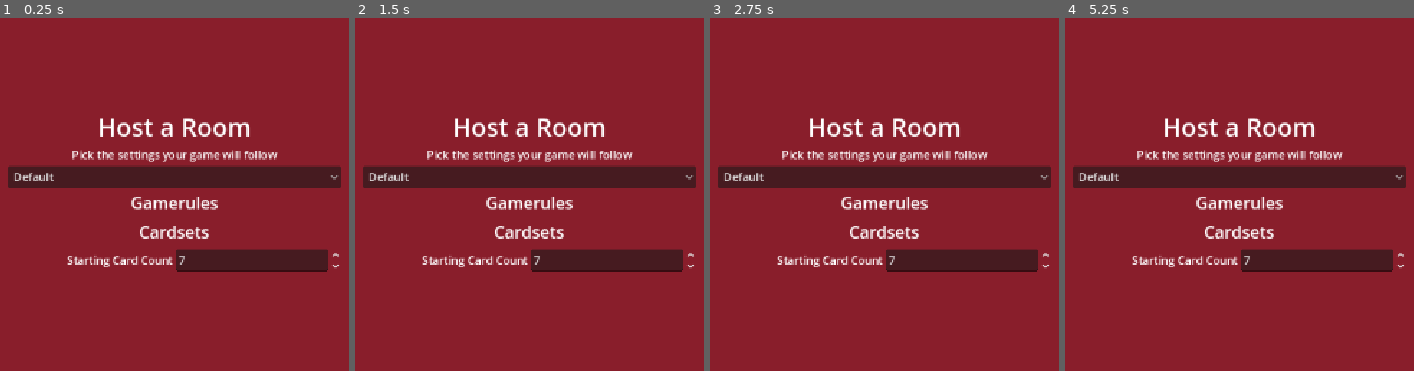
Above: before the commit, frames 1-4 (left to right).
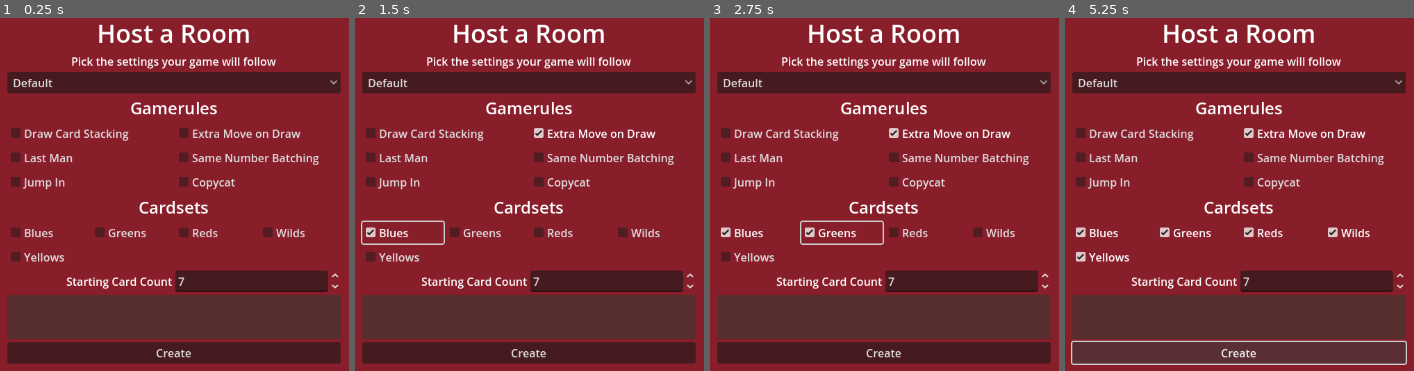
Above: after the commit, the same moments.

Repository: GN68/one
Game: Godot game, scene res://scenes/host.tscn
The game is run twice, just before and just after one commit, with the same random seed, the same clock (stepped at 60 frames per second) and the same inputs. This scene is started directly instead of the project's main scene.
Inputs (mouse positions are in pixels of both pictures, inside the frame that each line leads up to):
- Up to frame 1 (0.25 s): no input
- Up to frame 2 (1.5 s): click (613, 134) at 0.5 s, where only the run after the commit has a clickable "Extra Move on Draw"; click (403, 233) at 1.25 s, where only the run after the commit has a clickable "Blues"
- Up to frame 3 (2.75 s): click (842, 233) at 2 s, where only the run after the commit has a clickable "Greens"
- Up to frame 4 (5.25 s): click (1281, 233) at 2.75 s, where only the run after the commit has a clickable "Reds"; click (1365, 233) at 3.5 s, where only the run after the commit has a clickable "Wilds"; click (1113, 258) at 4.25 s, where only the run after the commit has a clickable "Yellows"; click (1239, 353) at 5 s, where only the run after the commit has a clickable "Create"

The runs differ from the first frame. In frame 1, 43% of the frame differs, in the area x 2-98%, y 1-99%; in frame 2, 43%; in frame 3, 43%; in frame 4, 44%, in the area x 1-98%, y 1-99%.

Commit message:
added cardsets

Diff:
--- a/project.godot
+++ b/project.godot
@@ -22,7 +22,7 @@
 
 [display]
 
-window/stretch/mode="canvas_items"
+window/stretch/mode="viewport"
 window/stretch/aspect="expand"
 
 [editor_plugins]
--- /dev/null
+++ b/resources/cardsets/blues.tres
@@ -0,0 +1,24 @@
+[gd_resource type="Resource" script_class="Cardset" load_steps=16 format=3 uid="uid://bbumyb36sbycw"]
+
+[ext_resource type="Script" uid="uid://dn287gjcdd2xe" path="res://scripts/card_identity.gd" id="1_kjj78"]
+[ext_resource type="Script" uid="uid://b7nnodppgrav3" path="res://scripts/cardset.gd" id="2_0tsva"]
+[ext_resource type="Resource" uid="uid://dcid5ox0fdwn3" path="res://resources/cards/blue_one.tres" id="2_fbfkf"]
+[ext_resource type="Resource" uid="uid://cpxnbal6jukd4" path="res://resources/cards/blue_two.tres" id="3_g8ryv"]
+[ext_resource type="Resource" uid="uid://bhqahmjgn2jgt" path="res://resources/cards/blue_three.tres" id="4_qqge5"]
+[ext_resource type="Resource" uid="uid://q0rcpiwrqouc" path="res://resources/cards/blue_four.tres" id="5_k5fqw"]
+[ext_resource type="Resource" uid="uid://c7be42rimdfbh" path="res://resources/cards/blue_five.tres" id="6_4ncnx"]
+[ext_resource type="Resource" uid="uid://bmdo7im4683du" path="res://resources/cards/blue_six.tres" id="7_ho2tx"]
+[ext_resource type="Resource" uid="uid://cvtedktlkss0e" path="res://resources/cards/blue_seven.tres" id="8_xvlfb"]
+[ext_resource type="Resource" uid="uid://dcp68l4wxd03f" path="res://resources/cards/blue_eight.tres" id="9_6i4qf"]
+[ext_resource type="Resource" uid="uid://d1usejbhhmp4v" path="res://resources/cards/blue_nine.tres" id="10_51bge"]
+[ext_resource type="Resource" uid="uid://byi66ij7a5nus" path="res://resources/cards/blue_zero.tres" id="11_ocefb"]
+[ext_resource type="Resource" uid="uid://blla8yi3lqnfv" path="res://resources/cards/blue_skip.tres" id="12_k1m3k"]
+[ext_resource type="Resource" uid="uid://djbkjj7ngcuwc" path="res://resources/cards/blue_reverse.tres" id="13_g68su"]
+[ext_resource type="Resource" uid="uid://cypy43rcwu327" path="res://resources/cards/blue_draw.tres" id="14_385mu"]
+
+[resource]
+script = ExtResource("2_0tsva")
+name = "Blues"
+description = "all the classic blue cards"
+cards = Array[ExtResource("1_kjj78")]([ExtResource("2_fbfkf"), ExtResource("3_g8ryv"), ExtResource("4_qqge5"), ExtResource("5_k5fqw"), ExtResource("6_4ncnx"), ExtResource("7_ho2tx"), ExtResource("8_xvlfb"), ExtResource("9_6i4qf"), ExtResource("10_51bge"), ExtResource("11_ocefb"), ExtResource("12_k1m3k"), ExtResource("13_g68su"), ExtResource("14_385mu")])
+metadata/_custom_type_script = "uid://b7nnodppgrav3"
--- /dev/null
+++ b/resources/cardsets/greens.tres
@@ -0,0 +1,24 @@
+[gd_resource type="Resource" script_class="Cardset" load_steps=16 format=3 uid="uid://dhfu5lakjgnrd"]
+
+[ext_resource type="Script" uid="uid://dn287gjcdd2xe" path="res://scripts/card_identity.gd" id="1_baq62"]
+[ext_resource type="Resource" uid="uid://c7c71kchiy4ij" path="res://resources/cards/green_one.tres" id="2_t20ju"]
+[ext_resource type="Script" uid="uid://b7nnodppgrav3" path="res://scripts/cardset.gd" id="2_vtfnb"]
+[ext_resource type="Resource" uid="uid://dnei45y3hq8ef" path="res://resources/cards/green_two.tres" id="3_10xua"]
+[ext_resource type="Resource" uid="uid://cw23xrtdhe2mo" path="res://resources/cards/green_three.tres" id="4_spo22"]
+[ext_resource type="Resource" uid="uid://dsi5lxpx7lvd0" path="res://resources/cards/green_four.tres" id="5_yoouy"]
+[ext_resource type="Resource" uid="uid://g1dmfqro24xc" path="res://resources/cards/green_five.tres" id="6_fii8b"]
+[ext_resource type="Resource" uid="uid://cutkjpeju16c2" path="res://resources/cards/green_six.tres" id="7_yfhr7"]
+[ext_resource type="Resource" uid="uid://b6752vvwuggiq" path="res://resources/cards/green_seven.tres" id="8_us04t"]
+[ext_resource type="Resource" uid="uid://dje6du4300kdk" path="res://resources/cards/green_eight.tres" id="9_7npme"]
+[ext_resource type="Resource" uid="uid://dxwk8yhqqlm3x" path="res://resources/cards/green_nine.tres" id="10_4tstk"]
+[ext_resource type="Resource" uid="uid://c2qjmfvbofdfm" path="res://resources/cards/green_zero.tres" id="11_52c8y"]
+[ext_resource type="Resource" uid="uid://bqlex1okfrkc5" path="res://resources/cards/green_skip.tres" id="12_xrfgj"]
+[ext_resource type="Resource" uid="uid://1137rd1qxc2f" path="res://resources/cards/green_reverse.tres" id="13_e2q2r"]
+[ext_resource type="Resource" uid="uid://byrvqxkceywiw" path="res://resources/cards/green_draw.tres" id="14_0krm3"]
+
+[resource]
+script = ExtResource("2_vtfnb")
+name = "Greens"
+description = "all the classic green cards"
+cards = Array[ExtResource("1_baq62")]([ExtResource("2_t20ju"), ExtResource("3_10xua"), ExtResource("4_spo22"), ExtResource("5_yoouy"), ExtResource("6_fii8b"), ExtResource("7_yfhr7"), ExtResource("8_us04t"), ExtResource("9_7npme"), ExtResource("10_4tstk"), ExtResource("11_52c8y"), ExtResource("12_xrfgj"), ExtResource("13_e2q2r"), ExtResource("14_0krm3")])
+metadata/_custom_type_script = "uid://b7nnodppgrav3"
--- /dev/null
+++ b/resources/cardsets/reds.tres
@@ -0,0 +1,24 @@
+[gd_resource type="Resource" script_class="Cardset" load_steps=16 format=3 uid="uid://4vtp1ytsawfn"]
+
+[ext_resource type="Script" uid="uid://dn287gjcdd2xe" path="res://scripts/card_identity.gd" id="1_ctmnt"]
+[ext_resource type="Resource" uid="uid://bwuh83ruhq838" path="res://resources/cards/red_one.tres" id="2_ywa5w"]
+[ext_resource type="Resource" path="res://resources/cards/red_two.tres" id="3_4vjws"]
+[ext_resource type="Resource" uid="uid://cbuiukbi867bs" path="res://resources/cards/red_three.tres" id="4_m78ly"]
+[ext_resource type="Resource" uid="uid://cxbrmy0hswcn3" path="res://resources/cards/red_four.tres" id="5_222sp"]
+[ext_resource type="Resource" uid="uid://c4o666trangd5" path="res://resources/cards/red_five.tres" id="6_2v6ka"]
+[ext_resource type="Resource" uid="uid://e78fhblm3d4h" path="res://resources/cards/red_six.tres" id="7_76b78"]
+[ext_resource type="Resource" uid="uid://dr15x337e1oma" path="res://resources/cards/red_seven.tres" id="8_1hsgu"]
+[ext_resource type="Resource" uid="uid://clxgxunvu7tt6" path="res://resources/cards/red_eight.tres" id="9_278pq"]
+[ext_resource type="Resource" uid="uid://cf8wcmyn5k3iy" path="res://resources/cards/red_nine.tres" id="10_vuf0t"]
+[ext_resource type="Resource" uid="uid://d1fnngumawvt" path="res://resources/cards/red_zero.tres" id="11_j7p5t"]
+[ext_resource type="Resource" uid="uid://mbarsjjcuaal" path="res://resources/cards/red_skip.tres" id="12_tq3f1"]
+[ext_resource type="Resource" uid="uid://c3xg8kyh2ew0q" path="res://resources/cards/red_reverse.tres" id="13_nd4b3"]
+[ext_resource type="Resource" uid="uid://box32q0tcbb5j" path="res://resources/cards/red_draw.tres" id="14_74pfu"]
+[ext_resource type="Script" uid="uid://b7nnodppgrav3" path="res://scripts/cardset.gd" id="15_lhcim"]
+
+[resource]
+script = ExtResource("15_lhcim")
+name = "Reds"
+description = "all the classic red cards"
+cards = Array[ExtResource("1_ctmnt")]([ExtResource("2_ywa5w"), ExtResource("3_4vjws"), ExtResource("4_m78ly"), ExtResource("5_222sp"), ExtResource("6_2v6ka"), ExtResource("7_76b78"), ExtResource("8_1hsgu"), ExtResource("9_278pq"), ExtResource("10_vuf0t"), ExtResource("11_j7p5t"), ExtResource("12_tq3f1"), ExtResource("13_nd4b3"), ExtResource("14_74pfu")])
+metadata/_custom_type_script = "uid://b7nnodppgrav3"
--- /dev/null
+++ b/resources/cardsets/wilds.tres
@@ -0,0 +1,13 @@
+[gd_resource type="Resource" script_class="Cardset" load_steps=5 format=3 uid="uid://ifaqm7f27loy"]
+
+[ext_resource type="Script" uid="uid://dn287gjcdd2xe" path="res://scripts/card_identity.gd" id="1_pl33w"]
+[ext_resource type="Script" uid="uid://b7nnodppgrav3" path="res://scripts/cardset.gd" id="2_iyk8f"]
+[ext_resource type="Resource" uid="uid://bcporucef7kur" path="res://resources/cards/wild_color.tres" id="2_kkivk"]
+[ext_resource type="Resource" uid="uid://bblmwad8jb8v3" path="res://resources/cards/wild_draw.tres" id="3_tjdb1"]
+
+[resource]
+script = ExtResource("2_iyk8f")
+name = "Wilds"
+description = "all the classic wild cards"
+cards = Array[ExtResource("1_pl33w")]([ExtResource("2_kkivk"), ExtResource("3_tjdb1"), ExtResource("3_tjdb1"), ExtResource("3_tjdb1"), ExtResource("2_kkivk"), ExtResource("2_kkivk"), ExtResource("2_kkivk"), ExtResource("2_kkivk")])
+metadata/_custom_type_script = "uid://b7nnodppgrav3"
--- /dev/null
+++ b/resources/cardsets/yellows.tres
@@ -0,0 +1,24 @@
+[gd_resource type="Resource" script_class="Cardset" load_steps=16 format=3 uid="uid://dnpr6mxc5rhn8"]
+
+[ext_resource type="Script" uid="uid://dn287gjcdd2xe" path="res://scripts/card_identity.gd" id="1_e8vla"]
+[ext_resource type="Script" uid="uid://b7nnodppgrav3" path="res://scripts/cardset.gd" id="2_rnffq"]
+[ext_resource type="Resource" uid="uid://cwk4hixr4ibeh" path="res://resources/cards/yellow_one.tres" id="2_wxs5m"]
+[ext_resource type="Resource" uid="uid://bq8h8w31degah" path="res://resources/cards/yellow_two.tres" id="3_bhbkb"]
+[ext_resource type="Resource" uid="uid://dv2wmn86vea38" path="res://resources/cards/yellow_three.tres" id="4_v6dnu"]
+[ext_resource type="Resource" uid="uid://vnv8366npq8g" path="res://resources/cards/yellow_four.tres" id="5_1np4c"]
+[ext_resource type="Resource" uid="uid://dvsly61rv4t" path="res://resources/cards/yellow_five.tres" id="6_brihs"]
+[ext_resource type="Resource" uid="uid://brq2wx60ga67o" path="res://resources/cards/yellow_six.tres" id="7_h8udr"]
+[ext_resource type="Resource" uid="uid://5dm8l0brxe6p" path="res://resources/cards/yellow_seven.tres" id="8_fw2qm"]
+[ext_resource type="Resource" uid="uid://e4i4umr8b5ow" path="res://resources/cards/yellow_eight.tres" id="9_d6t2e"]
+[ext_resource type="Resource" uid="uid://dqh6ih3e3n1xo" path="res://resources/cards/yellow_nine.tres" id="10_oppxm"]
+[ext_resource type="Resource" uid="uid://bap4lw2lr6dhf" path="res://resources/cards/yellow_zero.tres" id="11_5q211"]
+[ext_resource type="Resource" uid="uid://buoyvr0qsrs0k" path="res://resources/cards/yellow_skip.tres" id="12_f0a50"]
+[ext_resource type="Resource" uid="uid://c2dkd3d6gbv5g" path="res://resources/cards/yellow_reverse.tres" id="13_tgqo6"]
+[ext_resource type="Resource" uid="uid://djxecwrpm44sy" path="res://resources/cards/yellow_draw.tres" id="14_kpxd4"]
+
+[resource]
+script = ExtResource("2_rnffq")
+name = "Yellows"
+description = "all the classic yellow cards"
+cards = Array[ExtResource("1_e8vla")]([ExtResource("2_wxs5m"), ExtResource("3_bhbkb"), ExtResource("4_v6dnu"), ExtResource("5_1np4c"), ExtResource("6_brihs"), ExtResource("7_h8udr"), ExtResource("8_fw2qm"), ExtResource("9_d6t2e"), ExtResource("10_oppxm"), ExtResource("11_5q211"), ExtResource("12_f0a50"), ExtResource("13_tgqo6"), ExtResource("14_kpxd4")])
+metadata/_custom_type_script = "uid://b7nnodppgrav3"
--- a/scenes/host.tscn
+++ b/scenes/host.tscn
@@ -46,6 +46,7 @@
 horizontal_alignment = 1
 
 [node name="Gamerules" type="GridContainer" parent="PaddingPanel/VBoxContainer"]
+unique_name_in_owner = true
 layout_mode = 2
 columns = 2
 
@@ -56,8 +57,9 @@
 horizontal_alignment = 1
 
 [node name="Cardsets" type="GridContainer" parent="PaddingPanel/VBoxContainer"]
+unique_name_in_owner = true
 layout_mode = 2
-columns = 2
+columns = 4
 
 [node name="GridContainer" type="GridContainer" parent="PaddingPanel/VBoxContainer"]
 layout_mode = 2
@@ -75,3 +77,15 @@
 min_value = 1.0
 value = 7.0
 rounded = true
+
+[node name="MarginContainer" type="MarginContainer" parent="PaddingPanel/VBoxContainer"]
+layout_mode = 2
+
+[node name="ColorRect" type="ColorRect" parent="PaddingPanel/VBoxContainer/MarginContainer"]
+custom_minimum_size = Vector2(0, 64)
+layout_mode = 2
+color = Color(0.339844, 0.18187, 0.18187, 1)
+
+[node name="Button" type="Button" parent="PaddingPanel/VBoxContainer"]
+layout_mode = 2
+text = "Create"
--- a/scripts/host.gd
+++ b/scripts/host.gd
@@ -2,11 +2,33 @@
 
 var gamerules = [
 	{name = "Draw Card Stacking",tooltip = "Allow draw cards to accumulate to the last player"},
-	{name = "Extra Move on Draw",tooltip = "Gives a player an extra move when the player chose to draw a card"},
+	{name = "Extra Move on Draw",tooltip = "Gives players an extra move when the player chose to draw a card"},
 	{name = "Last Man",tooltip = "Makes the game end only when one player is left not empty handed, compared to the usual first player wins and the game ends"},
 	{name = "Same Number Batching",tooltip = "allow cards of the same number AND color to be dropped all at once"},
 	{name = "Jump In", tooltip = "If you have exactly the same card (same color and number/symbol) as the one on top of the discard pile, you can \"jump in\" and play it immediately"},
 	{name = "Copycat", tooltip = ""}
 ]
 
-var cardsets = []
+var cardsets = [
+	preload("res://resources/cardsets/blues.tres"),
+	preload("res://resources/cardsets/greens.tres"),
+	preload("res://resources/cardsets/reds.tres"),
+	preload("res://resources/cardsets/wilds.tres"),
+	preload("res://resources/cardsets/yellows.tres"),
+]
+
+func _ready() -> void:
+
+	for gamerule in gamerules:
+		var option = CheckBox.new()
+		option.text = gamerule.name
+		option.size_flags_horizontal = Control.SIZE_EXPAND_FILL
+		option.tooltip_text = gamerule.tooltip
+		%Gamerules.add_child(option)
+
+	for cardset in cardsets:
+		var option = CheckBox.new()
+		option.text = cardset.name
+		option.size_flags_horizontal = Control.SIZE_EXPAND_FILL
+		option.tooltip_text = cardset.description
+		%Cardsets.add_child(option)
--- a/theme/default.tres
+++ b/theme/default.tres
@@ -1,4 +1,17 @@
-[gd_resource type="Theme" format=3 uid="uid://cfcygawfbyt6h"]
+[gd_resource type="Theme" load_steps=2 format=3 uid="uid://cfcygawfbyt6h"]
+
+[sub_resource type="StyleBoxFlat" id="StyleBoxFlat_5owbl"]
+content_margin_left = 8.0
+content_margin_top = 8.0
+content_margin_right = 8.0
+content_margin_bottom = 8.0
+bg_color = Color(0.0898438, 0.0621185, 0.0621185, 1)
+border_color = Color(0.199219, 0.143967, 0.143967, 1)
+corner_radius_top_left = 4
+corner_radius_top_right = 4
+corner_radius_bottom_right = 4
+corner_radius_bottom_left = 4
 
 [resource]
 BoxContainer/constants/separation = 4
+TooltipPanel/styles/panel = SubResource("StyleBoxFlat_5owbl")
